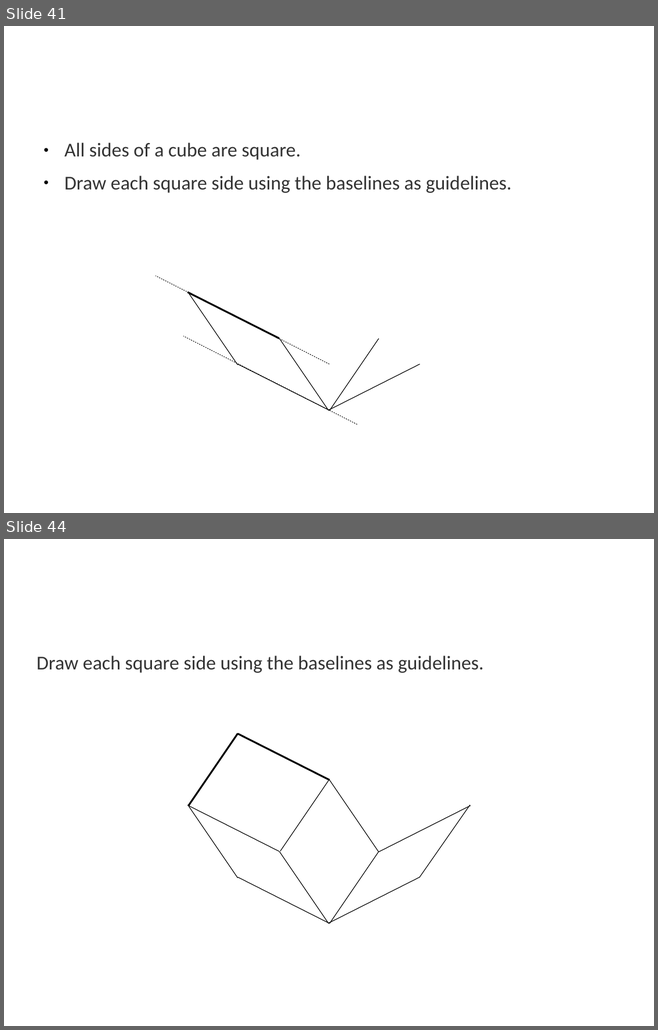
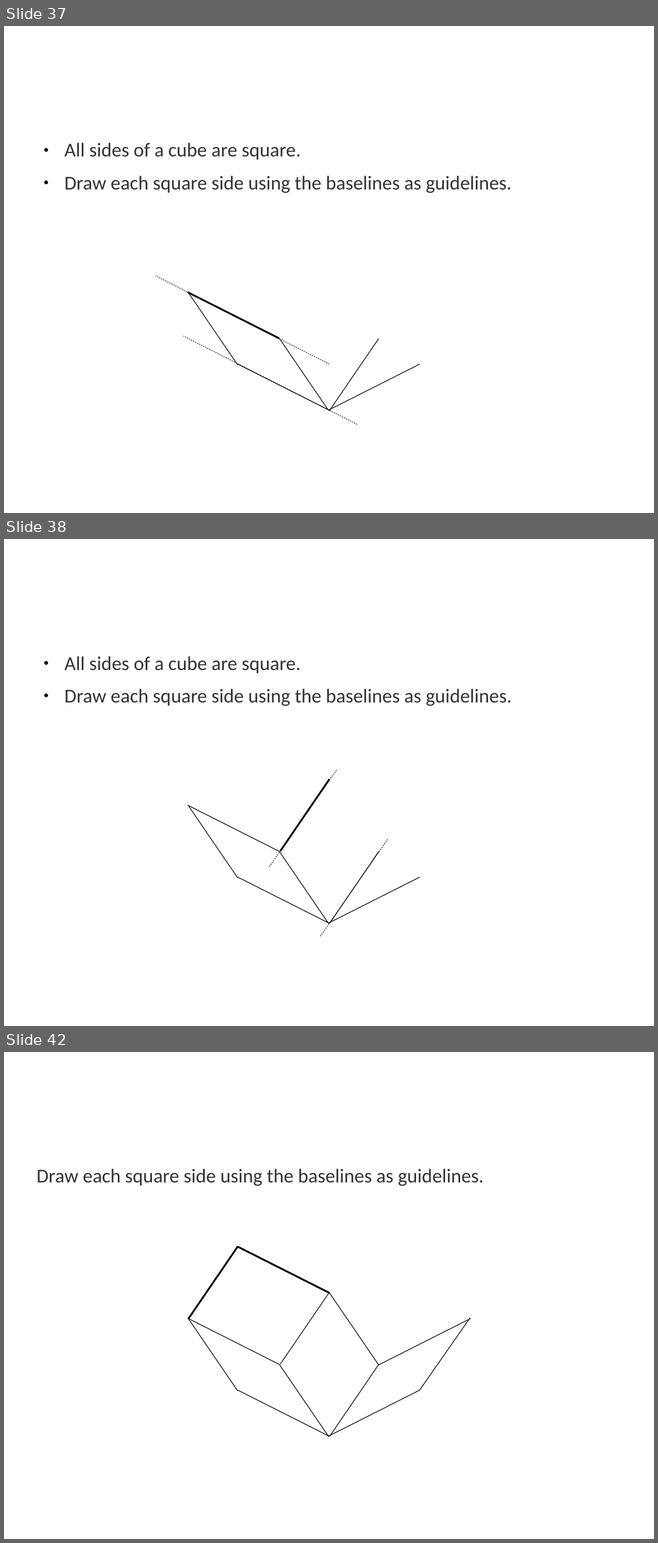
Before and after one commit to tigerfarm/docroot, a slide deck: books/content/cubes/9aDrawAll.odp. Shown one above the other, each under a label of ours: slides 41 and 44 before the commit, slides 37, 38 and 42 after it; the slides between them are not shown. The pictures are 658x1030 and 658x1543 pixels, drawn with LibreOffice and Linux fonts; fonts in the diff are those of the drawing; background and template pictures are left out. Boxes give left, top, right and bottom in pixels: in the first picture for what was removed or moved away, otherwise in the second. Text is boxed around its words. In the diff, an @@ line names an element or a change of style, - is before the commit and + after.

```diff
--- a/books/content/cubes/9aDrawAll.odp
+++ b/books/content/cubes/9aDrawAll.odp
@@ slide 38 added at [4, 539, 654, 1026], background picture (left out) @@
@@ text added at [64, 656, 511, 706], 24 pt, text #333333 @@
+● All sides of a cube are square.
+● Draw each square side using the baselines as guidelines.
@@ line added from (269, 867) to (336, 770), #000000 0.71 pt @@
@@ line added from (281, 852) to (329, 780), #000000 2.15 pt @@
@@ line added from (187, 805) to (280, 852), #000000 0.79 pt @@
@@ line added from (188, 806) to (237, 878), #000000 0.79 pt @@
@@ line added from (321, 936) to (388, 839), #000000 0.71 pt @@
@@ line added from (280, 852) to (329, 924), #000000 0.79 pt @@
@@ line added from (329, 924) to (379, 852), #000000 0.79 pt @@
@@ line added from (237, 877) to (329, 924), #000000 0.79 pt @@
@@ line added from (328, 924) to (420, 877), #000000 0.79 pt @@
@@ what was slide 41 is now slide 37 @@
@@ what was slide 44 is now slide 42 @@
```
Also in this commit, not shown: 12 slides changed, 6 other slides added, 9 slides removed, 9 other files.
